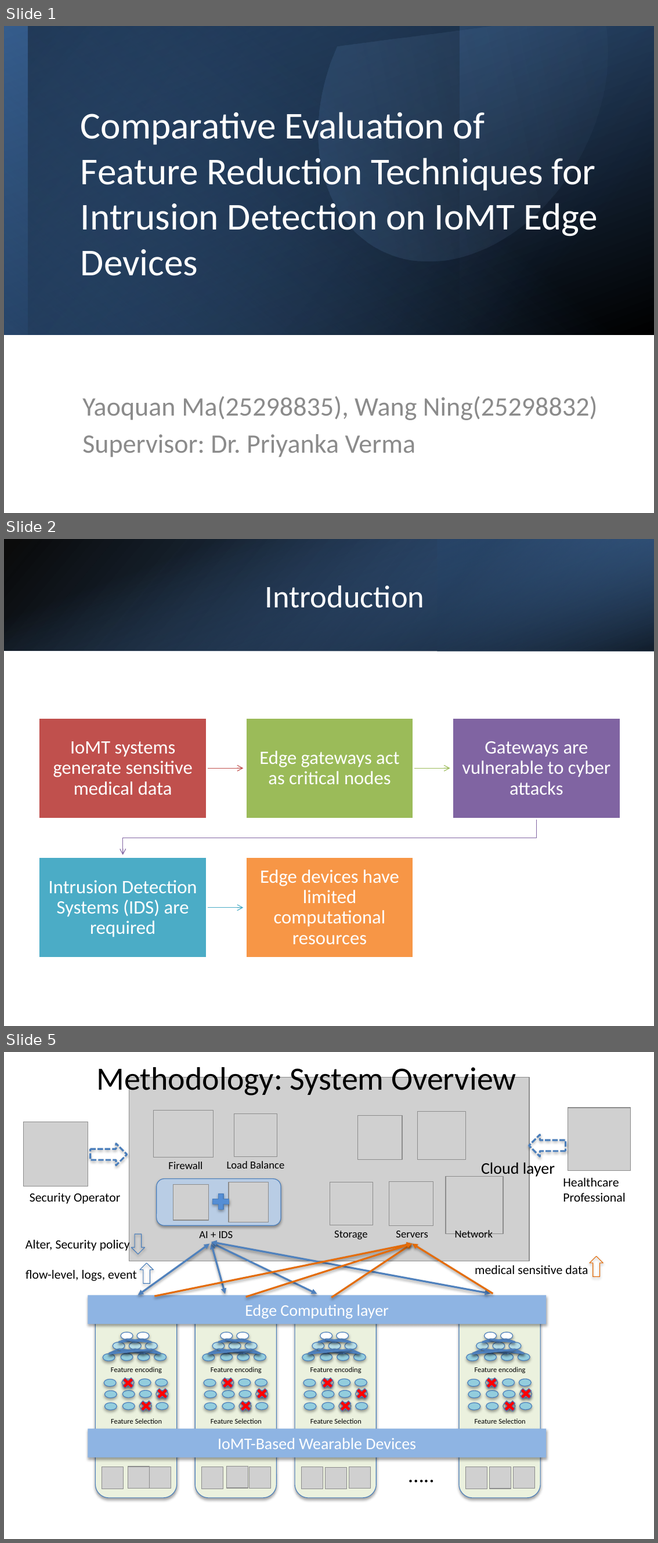
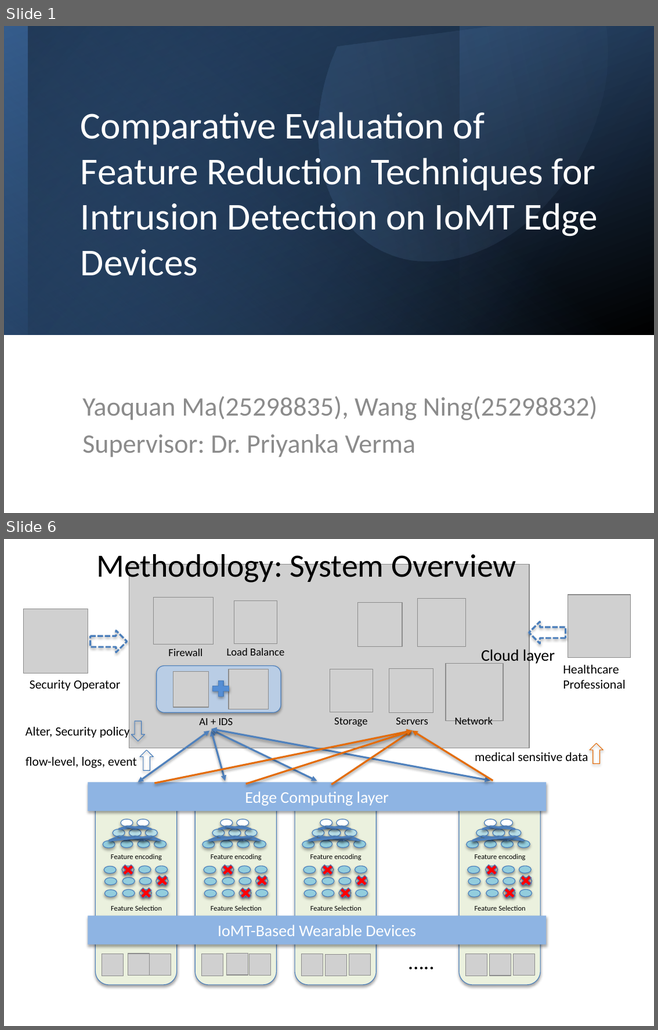
Before and after one commit to YMa10-ACS/Edge-IDS-Framework, a slide deck: Presentation/IoMT_IDS_Presentation.pptx. Shown one above the other, each under a label of ours: slides 1, 2 and 5 before the commit, slides 1 and 6 after it; the slides between them are not shown. The pictures are 658x1543 and 658x1030 pixels, drawn with LibreOffice and Linux fonts; fonts in the diff are those of the drawing; grey boxes stand for pictures. Boxes give left, top, right and bottom in pixels: in the first picture for what was removed or moved away, otherwise in the second. Text is boxed around its words. In the diff, an @@ line names an element or a change of style, - is before the commit and + after.

```diff
--- a/Presentation/IoMT_IDS_Presentation.pptx
+++ b/Presentation/IoMT_IDS_Presentation.pptx
@@ slide 2 removed at [4, 539, 654, 1026], background #FFFFFF @@
@@ rectangle removed at [4, 539, 654, 651] @@
@@ rectangle removed at [4, 539, 654, 651] @@
@@ rectangle removed at [437, 539, 654, 651] @@
@@ title removed at [265, 585, 424, 608] @@
-Introduction
@@ group removed at [39, 718, 621, 958]: 5 rectangles, 5 texts, 4 freeform shapes @@
-IoMT systems generate sensitive medical data
-Edge gateways act as critical nodes
-Gateways are vulnerable to cyber attacks
-Intrusion Detection Systems (IDS) are required
-Edge devices have limited computational resources
@@ what was slide 5 is now slide 6 @@
```
Also in this commit, not shown: 5 slides changed, 6 slides added, 4 other slides removed, 1 other file.
